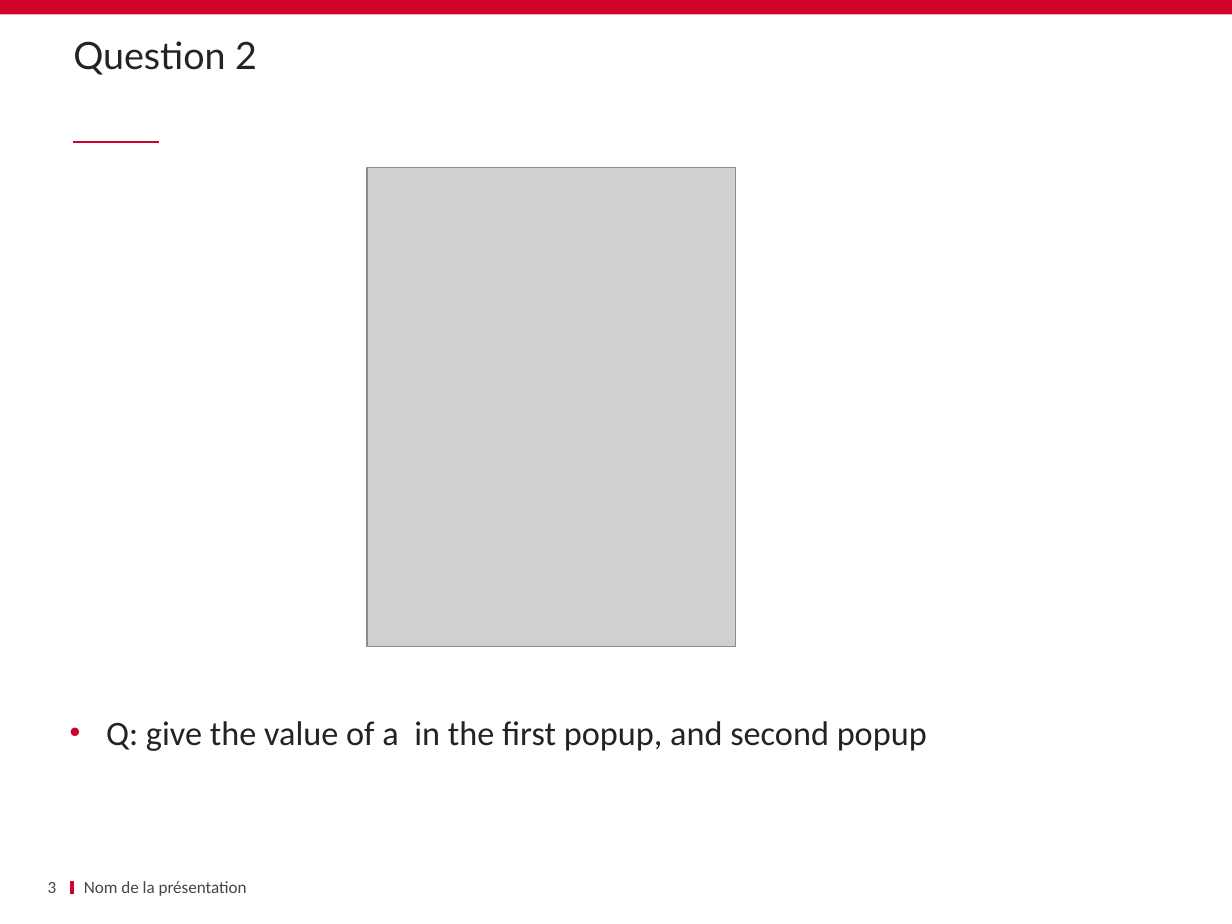
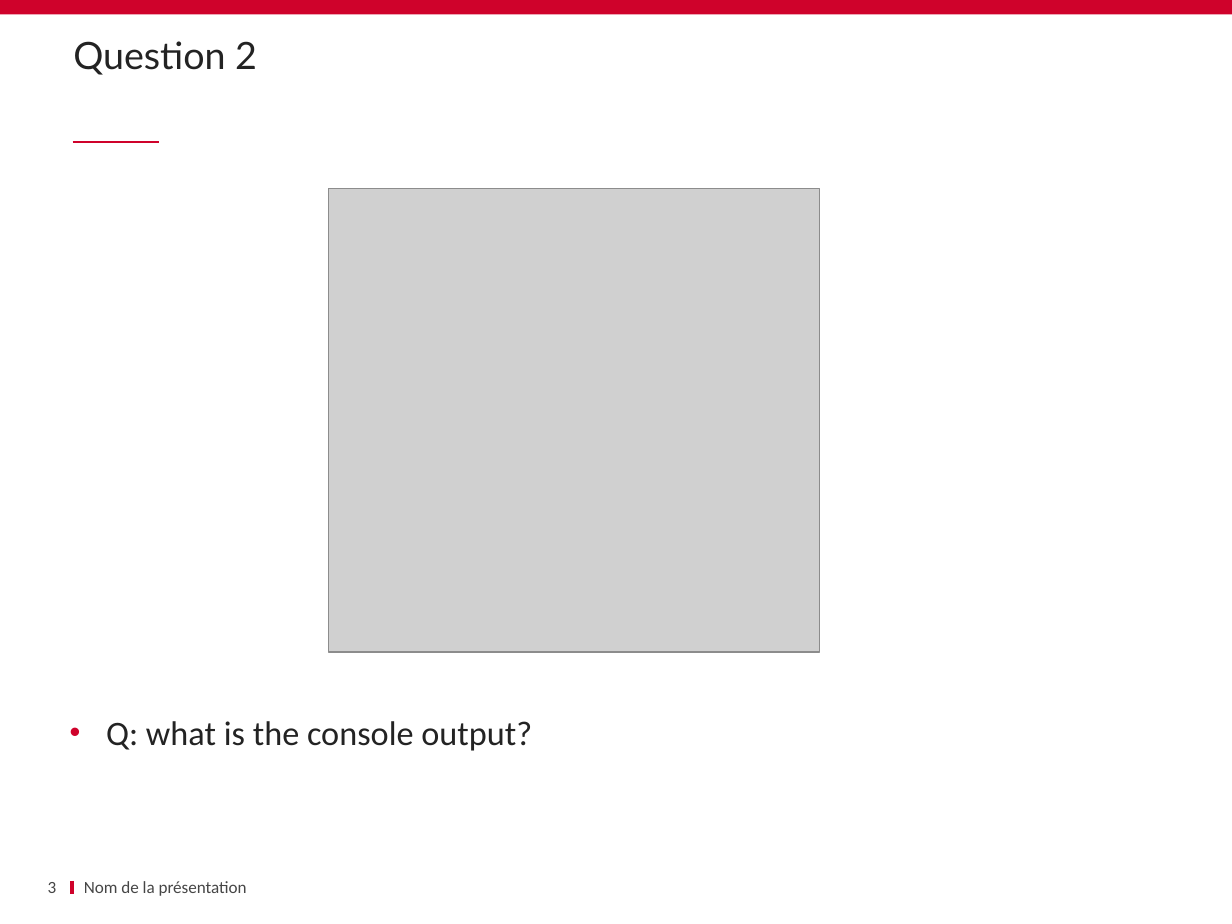
Before and after one commit to schassande/formation-angularjs1, a slide deck: slide 3 of Jour1/02 QCM/JS QCM.pptx. Drawn at 1232x924 pixels with LibreOffice and Linux fonts; fonts in the diff are those of the drawing; grey boxes stand for pictures; background and template pictures are left out. Boxes give left, top, right and bottom in pixels: in the first picture for what was removed or moved away, otherwise in the second. Text is boxed around its words. In the diff, an @@ line names an element or a change of style, - is before the commit and + after.

```diff
--- a/Jour1/02 QCM/JS QCM.pptx
+++ b/Jour1/02 QCM/JS QCM.pptx
@@ picture: place and size @@
-picture at bbox=[367, 168, 736, 647]
+picture at bbox=[329, 188, 821, 652]
@@ text at bbox=[106, 721, 532, 751]: text changed @@
-• Q: give the value of a in the first popup, and second popup
+• Q: what is the console output?
```
Also in this commit, not shown: 9 other slides changed, 10 other files.
